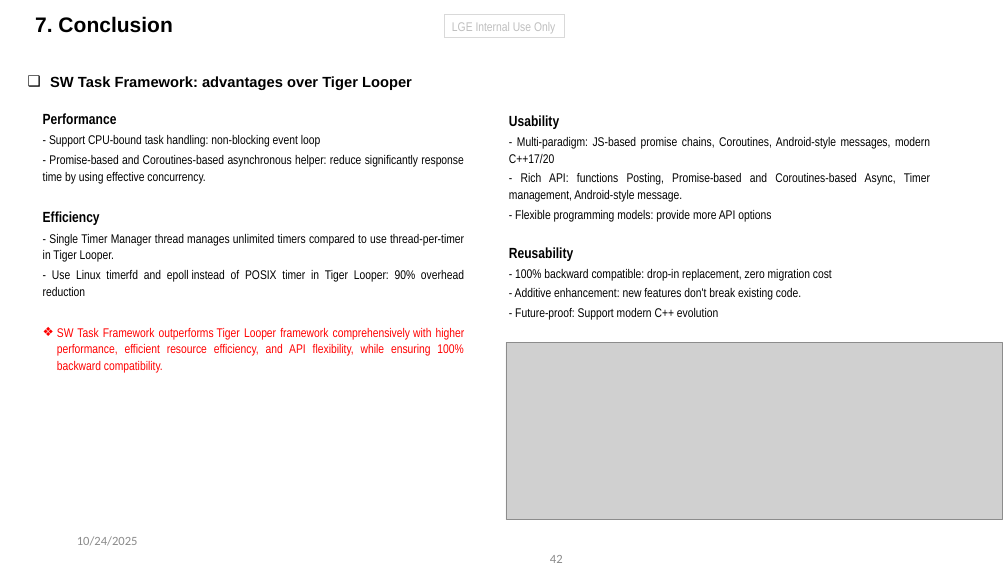
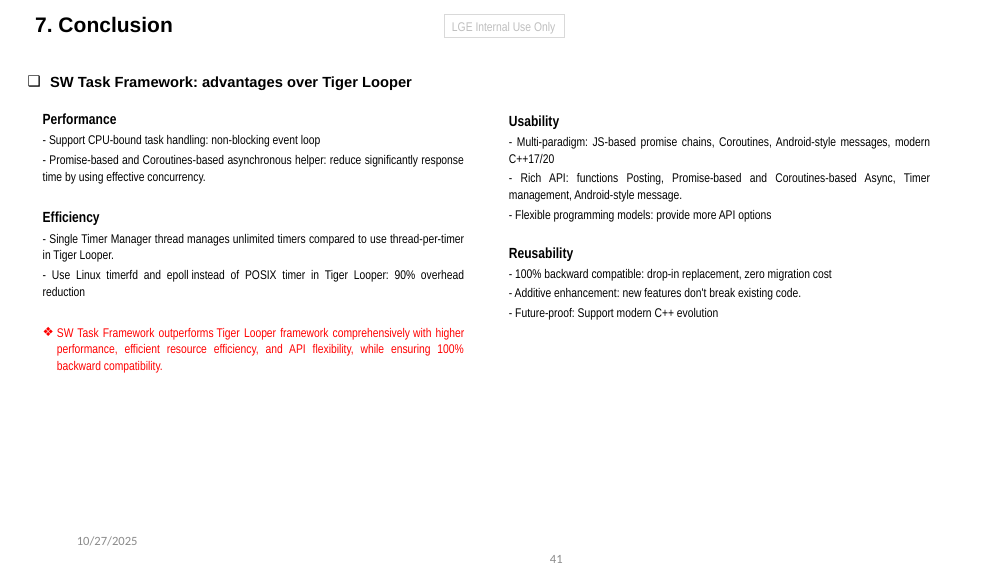
Before and after one commit to taikt/sw_task, a slide deck: slide 41 of doc/2025_SW_Task_Event_Loop_tai2.tran_v1.5.pptx (slide 42 before the commit). Drawn at 1008x567 pixels with LibreOffice and Linux fonts; fonts in the diff are those of the drawing; grey boxes stand for pictures. Boxes give left, top, right and bottom in pixels: in the first picture for what was removed or moved away, otherwise in the second. Text is boxed around its words. In the diff, an @@ line names an element or a change of style, - is before the commit and + after.

```diff
--- a/doc/2025_SW_Task_Event_Loop_tai2.tran_v1.5.pptx
+++ b/doc/2025_SW_Task_Event_Loop_tai2.tran_v1.5.pptx
@@ picture removed at (x1=506, y1=343, x2=1003, y2=520) @@
@@ text at (x1=77, y1=536, x2=138, y2=546): text changed @@
-10/24/2025
+10/27/2025
@@ page number at (x1=550, y1=555, x2=563, y2=563): text changed @@
-42
+41
```
Also in this commit, not shown: 40 other slides changed, 1 slide removed.
